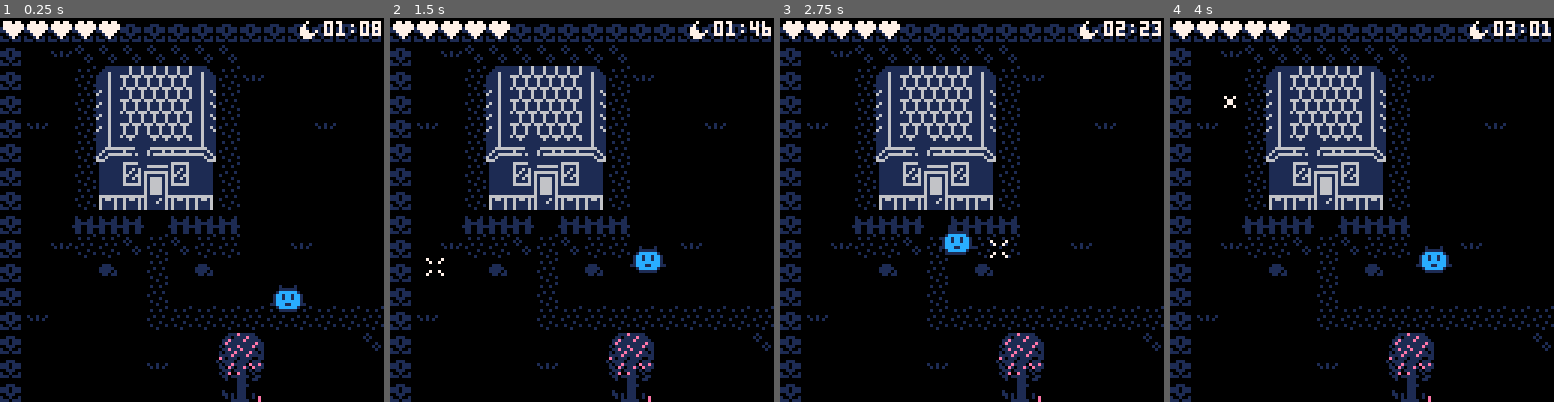
Above: before the commit, frames 1-4 (left to right).
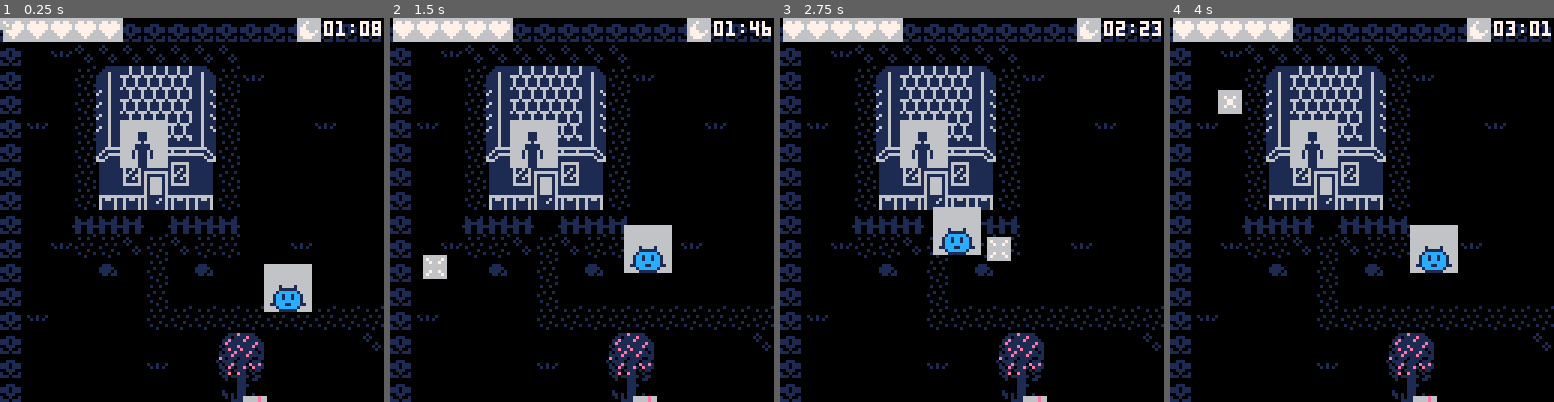
Above: after the commit, the same moments.

Repository: Lyatus/ld43
Game: PICO-8 cartridge ld43.p8
Same seed, same stepped clock (60 frames per second), same inputs: the game is played once before the commit and once after it.
Inputs (mouse positions are in pixels of both pictures, inside the frame that each line leads up to):
- Up to frame 1 (0.25 s): no input
- Up to frame 2 (1.5 s): click (670, 121) at 0.67 s; tap O (Z key) at 0.7 s; click (436, 267) at 1.22 s
- Up to frame 3 (2.75 s): hold Right 1.6-2.1 s; tap O (Z key) at 1.7, 2.1, 2.5 s; click (887, 114) at 1.77 s; hold Up 2.15-2.42 s; click (952, 259) at 2.32 s; hold Right from 2.47 s (still down)
- Up to frame 4 (4 s): click (1404, 106) at 2.87 s; tap O (Z key) at 2.9, 3.3, 3.7 s; release Right at 3.03 s; hold Left 3.08-3.58 s; click (1465, 256) at 3.42 s; hold Down 3.63-3.97 s; click (1231, 102) at 3.97 s

The runs differ from the first frame. In frame 1, 3.5% of the frame differs, in the area x 0-84%, y 0-100%; in frame 2, 3.8%; in frame 3, 3.8%; in frame 4, 3.8%.

Commit message:
hou_draw no longer needs to put black as non-transparent

Diff:
--- a/ld43.p8
+++ b/ld43.p8
@@ -322,14 +322,12 @@
 }
 
 function hou_draw()
-	palt(0,false)
 	for h in all(houses) do
 		if mid(tma_x,h.x*8,(h.x+h.w)*8) != tma_x
 		or mid(tma_y,h.y*8,(h.y+h.h)*8) != tma_y then
 			map(h.mx,h.my,h.x*8-map_x,h.y*8-map_y,h.w,h.h)
 		end
 	end
-	palt(0,true)
 end
 
 -- util
